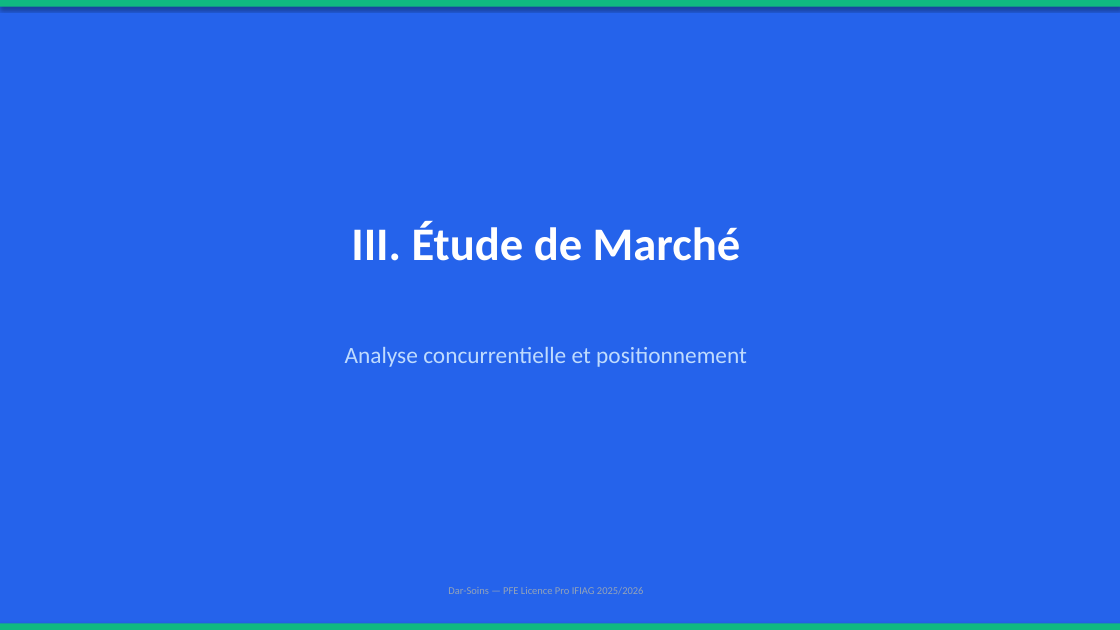
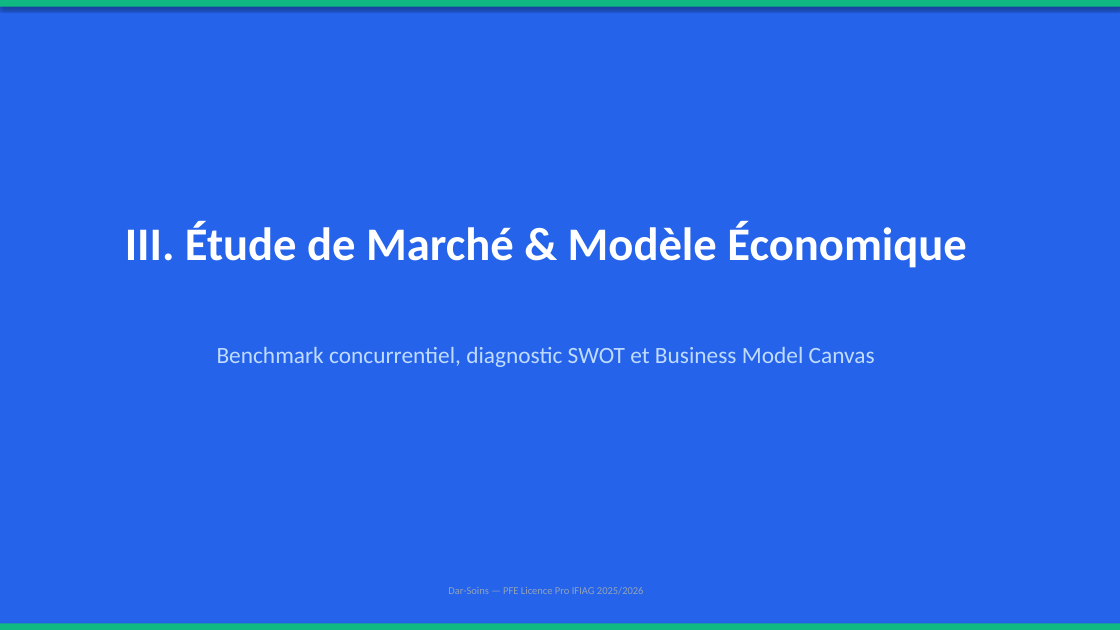
Before and after one commit to goldenfox1407/dar-soins, a slide deck: slide 7 of Dar-Soins_PFE_Presentation.pptx. Drawn at 1120x630 pixels with LibreOffice and Linux fonts; fonts in the diff are those of the drawing. Boxes give left, top, right and bottom in pixels: in the first picture for what was removed or moved away, otherwise in the second. Text is boxed around its words. In the diff, an @@ line names an element or a change of style, - is before the commit and + after.

```diff
--- a/Dar-Soins_PFE_Presentation.pptx
+++ b/Dar-Soins_PFE_Presentation.pptx
@@ text at [125,221,966,268]: text changed @@
-III. Étude de Marché
+III. Étude de Marché & Modèle Économique
@@ text at [217,347,875,367]: text changed @@
-Analyse concurrentielle et positionnement
+Benchmark concurrentiel, diagnostic SWOT et Business Model Canvas
```
Also in this commit, not shown: 2 other slides changed, 2 slides added, 2 slides removed, 30 other files.
